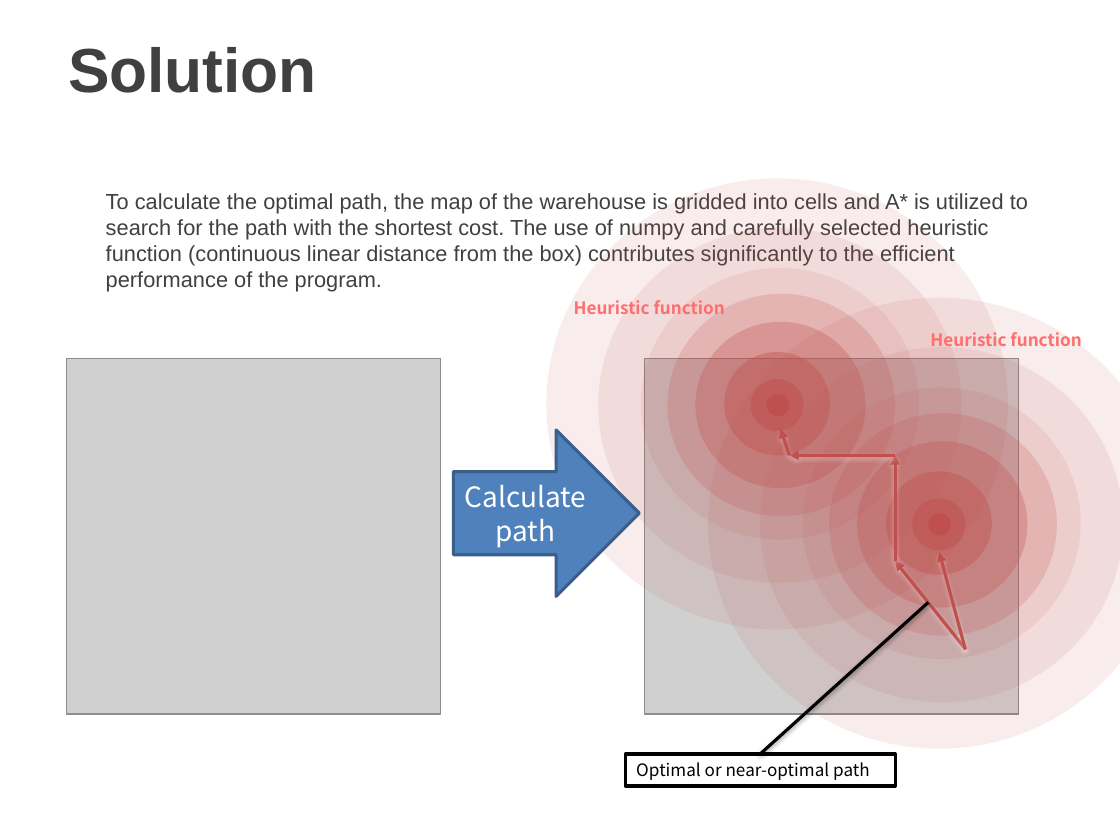
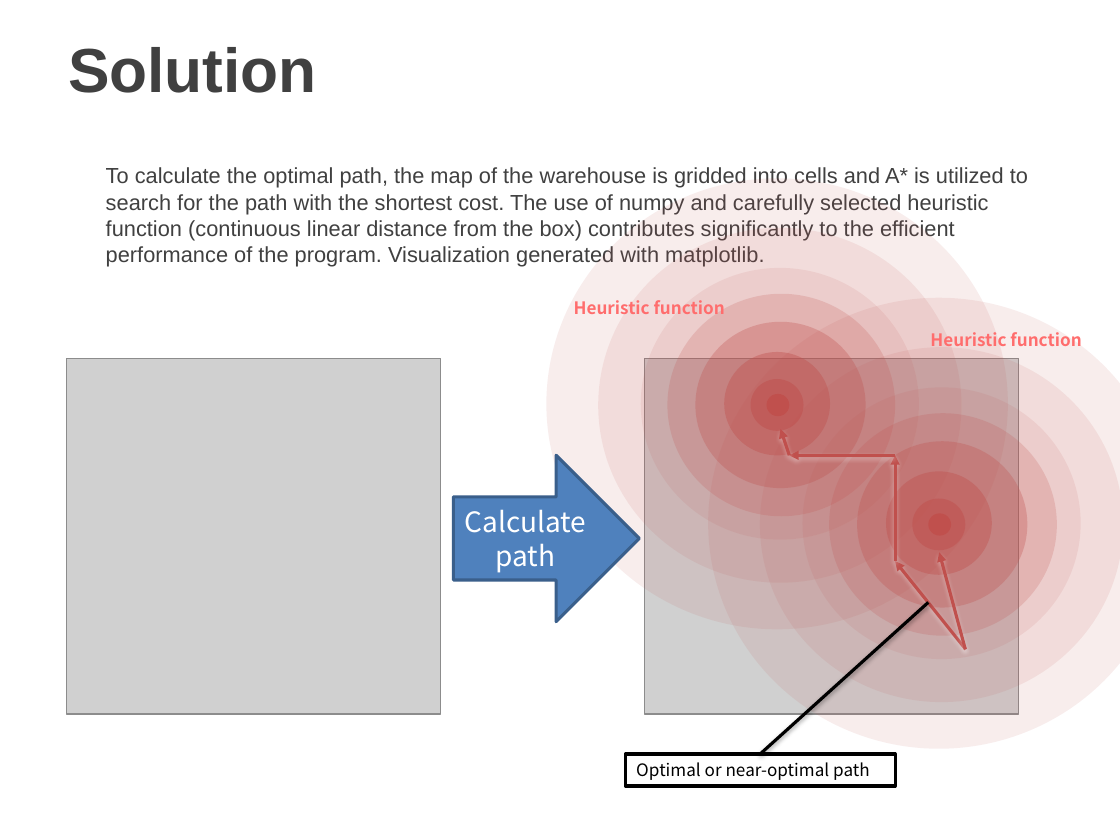
Before and after one commit to jameschanx/Georgia_Tech_School_Projects, a slide deck: slide 3 of Robot Warehouse Navigation - CS8803-001 AI for Robotics.pptx. Drawn at 1120x840 pixels with LibreOffice and Linux fonts; fonts in the diff are those of the drawing; grey boxes stand for pictures; background and template pictures are left out. Boxes give left, top, right and bottom in pixels: in the first picture for what was removed or moved away, otherwise in the second. Text is boxed around its words. In the diff, an @@ line names an element or a change of style, - is before the commit and + after.

```diff
--- a/Robot Warehouse Navigation - CS8803-001 AI for Robotics.pptx
+++ b/Robot Warehouse Navigation - CS8803-001 AI for Robotics.pptx
@@ text at [106,167,1028,267]: text changed @@
-To calculate the optimal path, the map of the warehouse is gridded into cells and A* is utilized to search for the path with the shortest cost. The use of numpy and carefully selected heuristic function (continuous linear distance from the box) contributes significantly to the efficient performance of the program.
+To calculate the optimal path, the map of the warehouse is gridded into cells and A* is utilized to search for the path with the shortest cost. The use of numpy and carefully selected heuristic function (continuous linear distance from the box) contributes significantly to the efficient performance of the program. Visualization generated with matplotlib.
@@ right arrow "Calculate path": place and size @@
-right arrow "Calculate path" at [454,430,640,597]
+right arrow "Calculate path" at [454,455,640,622]
```
Also in this commit, not shown: 3 other slides changed, 2 slides added.
